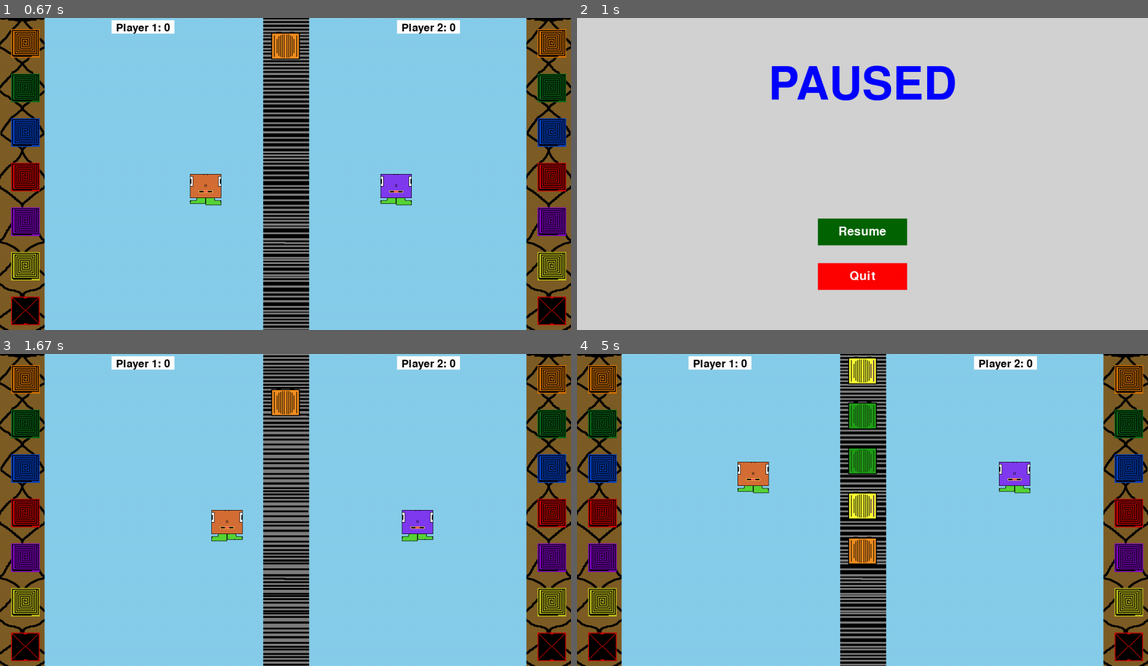
Above: before the commit, frames 1-4 (two rows, left to right).
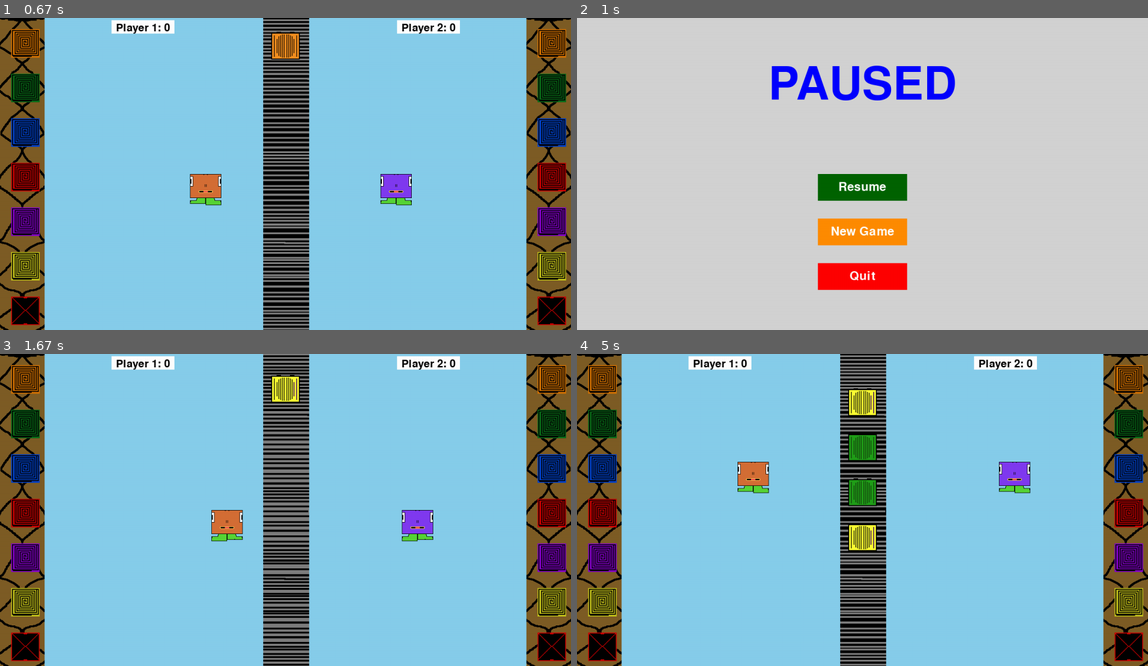
Above: after the commit, the same moments.

Repository: michlima/pygame-project
Game: pygame game, started from main.py
The game is run twice, just before and just after one commit, with the same random seed, the same clock (stepped at 60 frames per second) and the same inputs.
Inputs (mouse positions are in pixels of both pictures, inside the frame that each line leads up to):
- Up to frame 1 (0.67 s): click "New Game" at 0.38 s
- Up to frame 2 (1 s): hold P from 0.67 s (still down); hold Right from 0.67 s (still down); move the mouse to (839, 186) at 0.7 s
- Up to frame 3 (1.67 s): release P at 1.13 s; release Right at 1.13 s; click (285, 566) at 1.22 s, where only the run after the commit has a clickable "New Game"; hold Right from 1.5 s (still down); hold D from 1.5 s (still down); move the mouse to (148, 513) at 1.53 s
- Up to frame 4 (5 s): release Right at 1.97 s; release D at 1.97 s; hold Up 2-2.3 s; hold W 2-2.3 s; hold Right 2.33-2.8 s; hold D 2.33-2.8 s; hold Left 2.83-3.37 s; hold A 2.83-3.37 s; hold Down 3.4-3.7 s; hold S 3.4-3.7 s; hold Left 3.73-4.13 s; hold A 3.73-4.13 s; hold Up 4.17-4.53 s; hold W 4.17-4.53 s; hold Right from 4.57 s (still down); hold D from 4.57 s (still down)

Frame 1 is identical in both runs. In frame 2, 2.7% of the frame differs, in the area x 42-58%, y 50-73%; in frame 3, 0.6%; in frame 4, 2.7%, in the area x 47-53%, y 0-68%.

Commit message:
added new game function in pause menu

Diff:
--- a/main.py
+++ b/main.py
@@ -132,10 +132,12 @@
     screen.blit(tableImg,(0, 0))
     drawDropOffs(screen)
 
-def main_menu(screen):#to create a main menu
+def main_menu(screen, playing):#to create a main menu
     clock = pygame.time.Clock()#get framerate
-
-    while True: #main menu shows until player click to start or quit game
+    inMainMenu = not playing
+
+    while inMainMenu: #main menu shows until player click to start or quit game
+
         screen.fill("lightgray") #the background color of main menu
 
         #to make a title
@@ -152,46 +154,16 @@
 
 
         if start_button_clicked: #click to start the game
-             break #the main menu function breaks and the game starts
+            return True #the main menu function breaks and the game starts
 
         if quit_button_clicked: #click to quit the game
-            return True
-
-
-        pygame.display.flip() #render display & buttons
-
-        clock.tick(60) #limiting framerate to 60 in main menu
-
-        for event in pygame.event.get(): #make sure the game quits when the user closes the entire window
-            if event.type == pygame.QUIT:
-                return True
-
-
-
-def pause_menu(screen):#created a pause menu
-    clock = pygame.time.Clock()
-    while True:
-        screen.fill("lightgray")
-
-        pause_text = all_text(None, 150, "PAUSED", True, "blue")#to display text on pause menu
-        screen.blit(pause_text, ((screen.get_width() - pause_text.get_width()) / 2, 100))
-
-        resume_button = pygame.Rect(screen.get_width() / 2 - 100, 450, 200, 60)#added resume button
-        resume_button_clicked = all_buttons(screen, resume_button, "Resume", None, 40, "darkgreen", "white")
-
-        #to add quit button
-        quit_button = pygame.Rect(screen.get_width() / 2 - 100, 550, 200, 60)
-        quit_button_clicked = all_buttons(screen, quit_button, "Quit", None, 40, "red", "white")
-
-        if resume_button_clicked:
-            break
-
-        if quit_button_clicked:
             pygame.quit()
             exit()
 
-        pygame.display.flip()
-        clock.tick(60)
+
+        pygame.display.flip() #render display & buttons
+
+        clock.tick(60) #limiting framerate to 60 in main menu
 
         for event in pygame.event.get(): #make sure the game quits when the user closes the entire window
             if event.type == pygame.QUIT:
@@ -199,13 +171,50 @@
                 exit()
 
 
+def pause_menu(screen):#created a pause menu
+    clock = pygame.time.Clock()
+    inMain = True
+    while inMain:
+        screen.fill("lightgray")
+
+        pause_text = all_text(None, 150, "PAUSED", True, "blue")#to display text on pause menu
+        screen.blit(pause_text, ((screen.get_width() - pause_text.get_width()) / 2, 100))
+
+        resume_button = pygame.Rect(screen.get_width() / 2 - 100, 350, 200, 60)#added resume button
+        resume_button_clicked = all_buttons(screen, resume_button, "Resume", None, 40, "darkgreen", "white")
+
+        newgame_button = pygame.Rect(screen.get_width() / 2 - 100, 450, 200, 60)#added resume button
+        newgame_button_clicked = all_buttons(screen, newgame_button, "New Game", None, 40, "darkorange", "white")
+
+        #to add quit button
+        quit_button = pygame.Rect(screen.get_width() / 2 - 100, 550, 200, 60)
+        quit_button_clicked = all_buttons(screen, quit_button, "Quit", None, 40, "red", "white")
+
+        if resume_button_clicked:
+            break
+
+        if newgame_button_clicked:
+            return True
+
+        if quit_button_clicked:
+            pygame.quit()
+            exit()
+
+        pygame.display.flip()
+        clock.tick(60)
+
+        for event in pygame.event.get(): #make sure the game quits when the user closes the entire window
+            if event.type == pygame.QUIT:
+                pygame.quit()
+                exit()
+
+
 def runMusic():
     pygame.mixer.music.load("BEAT.mp3")  # Replace with the correct path to your music file
     pygame.mixer.music.set_volume(0.5)  # Set the volume (optional)
     pygame.mixer.music.play(-1, 0.0)  # Loop the music indefinitely
 
 def inGame(screen, playing):
-    pygame.init()
     screen = pygame.display.set_mode((1280, 700))
     clock = pygame.time.Clock()
     paused = False #to call pause menu later
@@ -304,14 +313,15 @@
             boxColor = random.choice(boxColors)
             queuedBoxes.append({"rect": pygame.Rect(screen.get_width() / 2 - 32, 0, 55, 55), "points": randomPoints,"color": boxColor, "box_is_bomb": True,"image":boxesImgs[boxColor]})
             count = 0
-
         for event in pygame.event.get():
             if event.type == pygame.KEYDOWN: #press P to call pause menu
                 if event.key == pygame.K_p:
-                   # paused = True
-                    pause_menu(screen)
+                   print('I am pausing')
+                   if pause_menu(screen):
+                       running = False
             if event.type == pygame.QUIT:
-                return True
+                pygame.quit()
+                exit()
             if event.type == pygame.KEYDOWN:
                 if event.key == pygame.K_SPACE:
                     if player_one_box:
@@ -456,19 +466,10 @@
     screen = pygame.display.set_mode((1280, 700))
     running = True # Game is running
     playing = True # Player is playing game
+    main_menu(screen, False)
     while(running):
-        playing = not playing # switches from main menu to in game every time a session ends
-        if playing:
-            exit = inGame(screen, playing)
-            if(exit):
-                pygame.quit()
-        else:
-            exit = main_menu(screen)
-            if(exit):
-                pygame.quit()
-
-    pygame.quit()
-
-
+        exit = inGame(screen, playing)
+        if(exit):
+            pygame.quit()
 if __name__ == "__main__":
     main()
